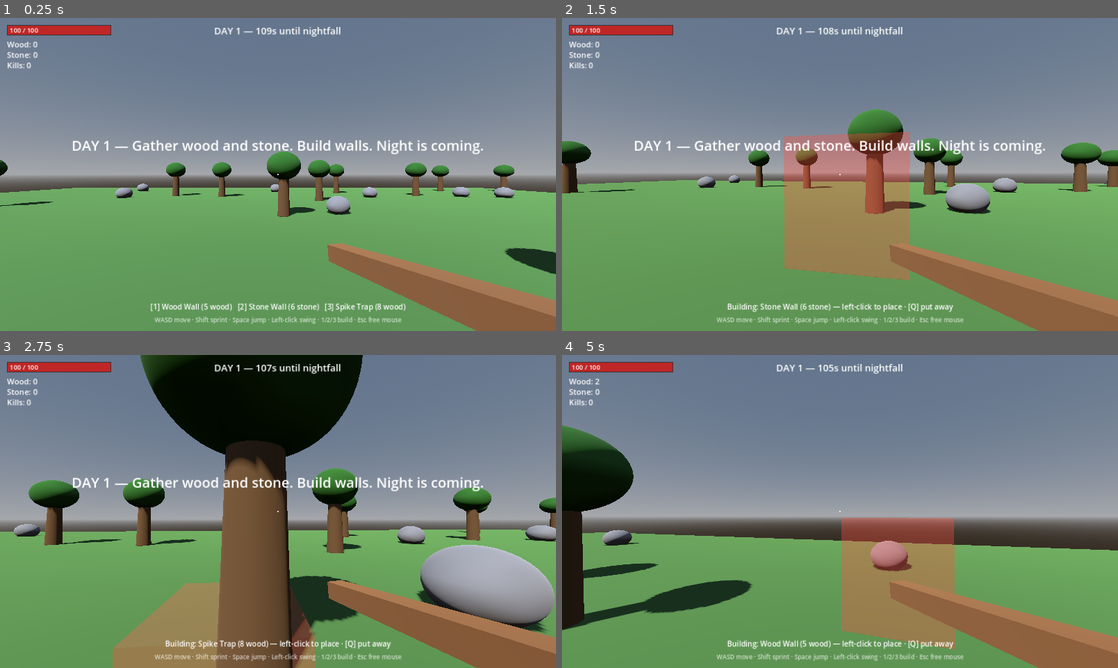
Above: before the commit, frames 1-4 (two rows, left to right).
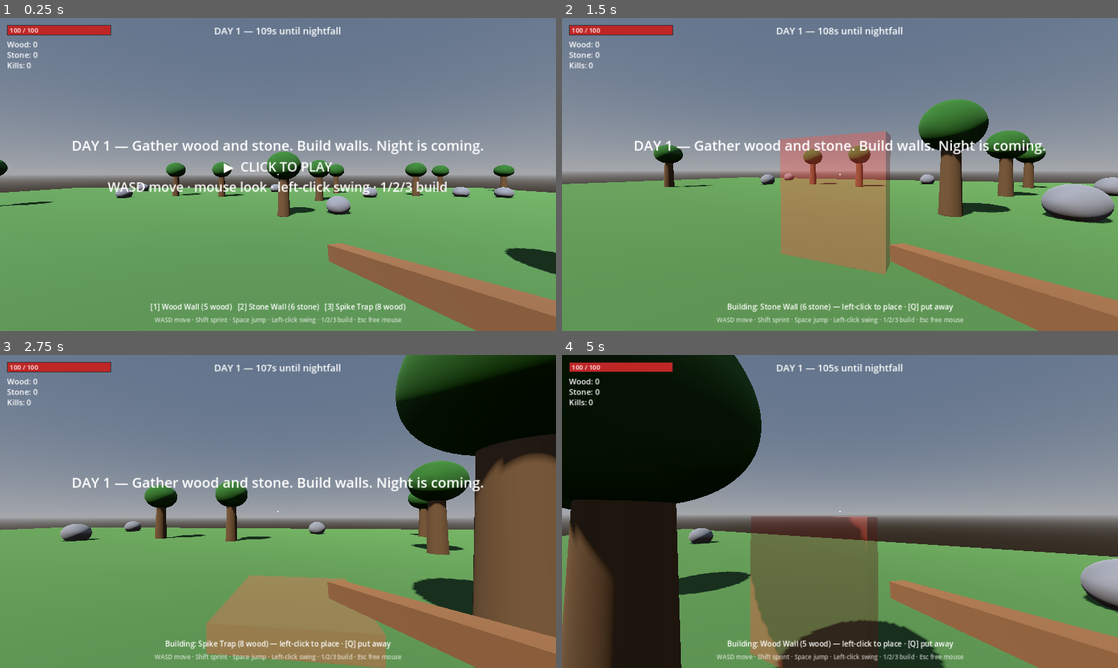
Above: after the commit, the same moments.

Repository: aguayoanthony1029/kevin
Game: Godot game, scene res://main.tscn
Same seed, same stepped clock (60 frames per second), same inputs: the game is played once before the commit and once after it.
Inputs (mouse positions are in pixels of both pictures, inside the frame that each line leads up to):
- Up to frame 1 (0.25 s): no input
- Up to frame 2 (1.5 s): tap Enter at 0.5, 1.25 s; move the mouse to (867, 174) at 0.52 s; hold W from 0.53 s (still down); tap 1 at 0.6 s; click (867, 174) at 0.67 s; tap Space at 0.77 s; move the mouse to (812, 174) at 1.27 s; tap 2 at 1.35 s; click (812, 174) at 1.42 s
- Up to frame 3 (2.75 s): keep holding W; tap Space at 1.52 s; tap Enter at 2 s; move the mouse to (289, 505) at 2.02 s; tap 3 at 2.1 s; click (289, 505) at 2.17 s
- Up to frame 4 (5 s): keep holding W; tap Enter at 2.75 s; move the mouse to (834, 517) at 2.77 s; tap Q at 2.85 s; click (834, 517) at 2.92 s; tap Space at 3.02, 3.77, 4.52 s; move the mouse to (878, 514) at 3.52 s; hold Shift 3.53-4.28 s; click (878, 514) at 3.67 s; move the mouse to (795, 508) at 4.27 s; tap 1 at 4.35 s; click (795, 508) at 4.42 s

The runs differ from the first frame. In frame 1, 1.2% of the frame differs, in the area x 19-81%, y 46-57%; in frame 2, 13%; in frame 3, 51%, in the area x 0-100%, y 0-100%; in frame 4, 43%.

Commit message:
Fix can't-move-on-launch: click-to-play mouse capture
The game grabbed the mouse immediately on launch, so if the game window
didn't have keyboard focus (common when it opens behind the editor),
WASD did nothing and the game felt frozen.

- Start with the cursor visible; grab the mouse only on the first
  in-window click, which guarantees the window has keyboard focus
- Add a centered 'CLICK TO PLAY' prompt with the controls
- Defer swing/place actions from _input to _physics_process so melee
  ray queries always run in a safe physics context
- Add tests/capture.gd: renders the real game under a virtual display,
  simulates WASD, and confirms the player actually moves (verified the
  body translates 24 units on a held key, zero script errors)

Diff:
--- a/scripts/player.gd
+++ b/scripts/player.gd
@@ -38,6 +38,9 @@
 var pitch := 0.0
 var swing_timer := 0.0
 var swing_tween: Tween
+var started := false
+var pending_swing := false
+var pending_place := false
 
 var build_selection: int = 0  # 0 = not building, otherwise a KEY_* constant
 var ghost: MeshInstance3D
@@ -84,7 +87,10 @@
 	ghost.visible = false
 	world.add_child.call_deferred(ghost)
 
-	Input.mouse_mode = Input.MOUSE_MODE_CAPTURED
+	# Start with the cursor free. We only grab the mouse once the player clicks
+	# the window — this guarantees the game window has keyboard focus, which is
+	# the usual reason WASD "does nothing" right after launch.
+	Input.mouse_mode = Input.MOUSE_MODE_VISIBLE
 
 
 func _input(event: InputEvent) -> void:
@@ -107,12 +113,18 @@
 				_set_build_selection(0 if build_selection == event.keycode else event.keycode)
 
 	if event is InputEventMouseButton and event.pressed \
-			and event.button_index == MOUSE_BUTTON_LEFT \
-			and Input.mouse_mode == Input.MOUSE_MODE_CAPTURED:
+			and event.button_index == MOUSE_BUTTON_LEFT:
+		if Input.mouse_mode != Input.MOUSE_MODE_CAPTURED:
+			# First click: focus the window and grab the mouse to start playing.
+			Input.mouse_mode = Input.MOUSE_MODE_CAPTURED
+			started = true
+			world.hide_start_prompt()
+			return
+		# Defer the actual action to the physics step so ray queries are safe.
 		if build_selection != 0:
-			_try_place()
+			pending_place = true
 		else:
-			_swing()
+			pending_swing = true
 
 
 func _physics_process(delta: float) -> void:
@@ -145,6 +157,14 @@
 
 	if build_selection != 0:
 		_update_ghost()
+
+	# Handle deferred clicks here, where physics ray queries are safe to run.
+	if pending_swing:
+		pending_swing = false
+		_swing()
+	if pending_place:
+		pending_place = false
+		_try_place()
 
 
 # ---------------------------------------------------------------- combat
--- a/scripts/world.gd
+++ b/scripts/world.gd
@@ -44,6 +44,7 @@
 var time_label: Label
 var build_label: Label
 var announce_label: Label
+var start_prompt: Label
 var damage_flash: ColorRect
 var announce_tween: Tween
 
@@ -341,6 +342,12 @@
 	crosshair.mouse_filter = Control.MOUSE_FILTER_IGNORE
 	ui.add_child(crosshair)
 
+	# "click to play" prompt — guarantees the window has focus before we grab the mouse
+	start_prompt = _make_label(Vector2(0, 320), "▶  CLICK TO PLAY\nWASD move · mouse look · left-click swing · 1/2/3 build", 30)
+	start_prompt.size = Vector2(1280, 90)
+	start_prompt.horizontal_alignment = HORIZONTAL_ALIGNMENT_CENTER
+	start_prompt.vertical_alignment = VERTICAL_ALIGNMENT_CENTER
+
 	# full-screen red flash for damage
 	damage_flash = ColorRect.new()
 	damage_flash.color = Color(0.8, 0, 0)
@@ -358,6 +365,11 @@
 	label.mouse_filter = Control.MOUSE_FILTER_IGNORE
 	ui.add_child(label)
 	return label
+
+
+func hide_start_prompt() -> void:
+	if start_prompt:
+		start_prompt.visible = false
 
 
 func announce(message: String) -> void:
--- /dev/null
+++ b/tests/capture.gd
@@ -0,0 +1,44 @@
+extends SceneTree
+## Boots the real game under a virtual display, lets it render a few seconds,
+## simulates a moment of WASD movement to verify the controller actually moves
+## the body, saves screenshots, and reports the player's position delta.
+
+var world
+var frame := 0
+var start_pos := Vector3.ZERO
+
+
+func _initialize() -> void:
+	world = load("res://main.tscn").instantiate()
+	root.add_child(world)
+
+
+func _process(_delta: float) -> bool:
+	frame += 1
+
+	if frame == 30:
+		start_pos = world.player.global_position
+		var img := root.get_texture().get_image()
+		img.save_png("user://shot_start.png")
+		print("[cap] start pos: ", start_pos)
+
+	# simulate holding W for ~40 physics frames by injecting the key event
+	if frame >= 31 and frame <= 90:
+		var ev := InputEventKey.new()
+		ev.physical_keycode = KEY_W
+		ev.pressed = true
+		Input.parse_input_event(ev)
+
+	if frame == 95:
+		var moved: Vector3 = world.player.global_position - start_pos
+		print("[cap] end pos:   ", world.player.global_position)
+		print("[cap] moved by:  ", moved, "  (length ", moved.length(), ")")
+		var img := root.get_texture().get_image()
+		img.save_png("user://shot_after_move.png")
+
+	if frame == 100:
+		print("[cap] phase: ", world.phase, "  zombies: ", world.get_tree().get_nodes_in_group("zombie").size())
+		quit(0)
+		return true
+
+	return false
